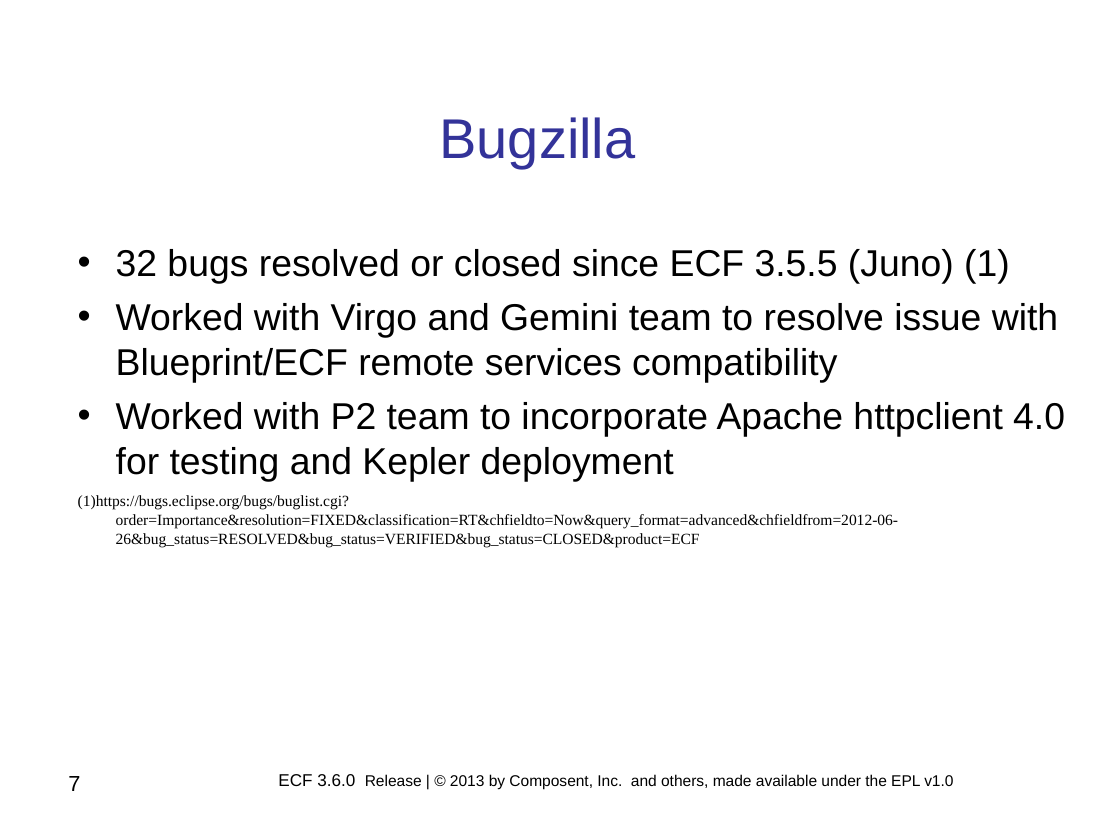
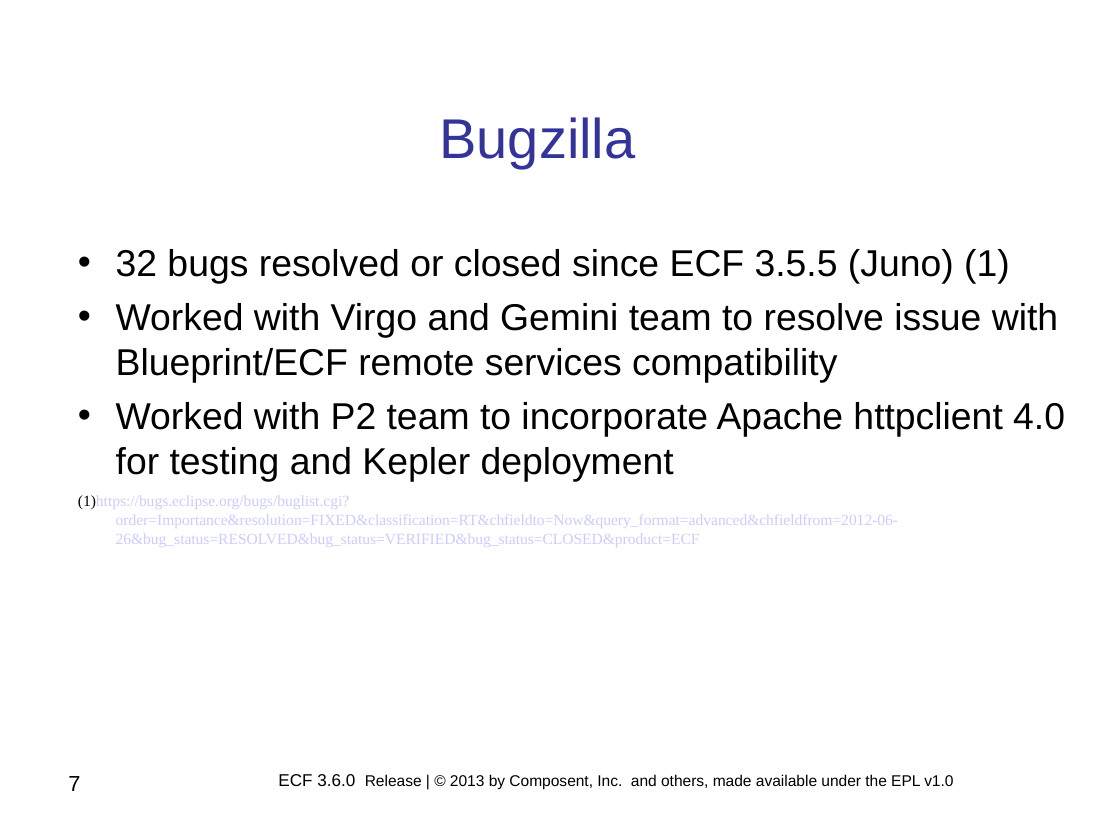
Before and after one commit to eclipse/ecf-website, a slide deck: slide 7 of reviews/ECF_Project_3.6.0_Release_Review.ppt. Drawn at 1120x840 pixels with LibreOffice and Linux fonts; fonts in the diff are those of the drawing; background and template pictures are left out. Boxes give left, top, right and bottom in pixels: in the first picture for what was removed or moved away, otherwise in the second. Text is boxed around its words. In the diff, an @@ line names an element or a change of style, - is before the commit and + after.

```diff
--- a/reviews/ECF_Project_3.6.0_Release_Review.ppt
+++ b/reviews/ECF_Project_3.6.0_Release_Review.ppt
@@ text "32 bugs resolved or closed ..." at box(78, 249, 1065, 547): text colour #000000 to #CCCCFF in "(1)https://bugs.eclipse.org/bugs/buglist.cgi?order=Importanc ..." @@
```
Also in this commit, not shown: 7 other slides changed, 1 slide added, 1 slide removed.
